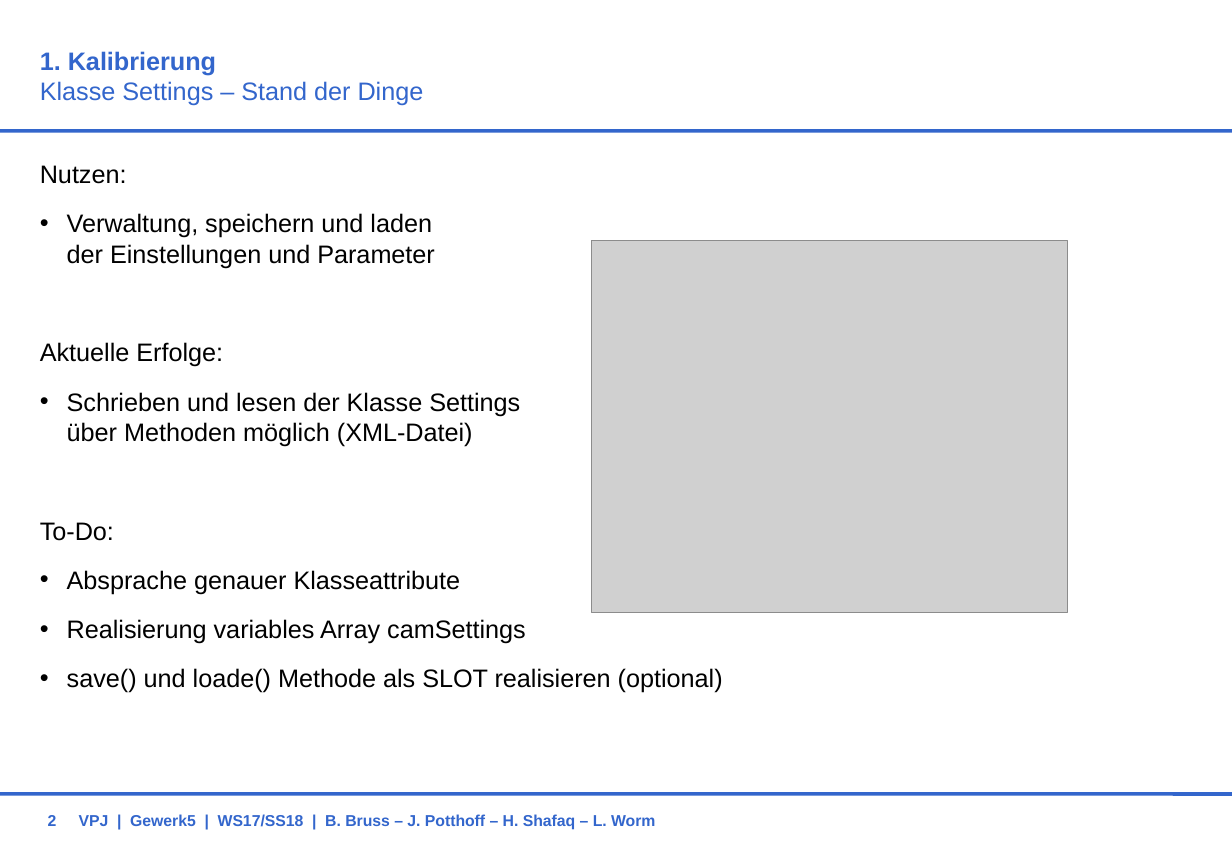
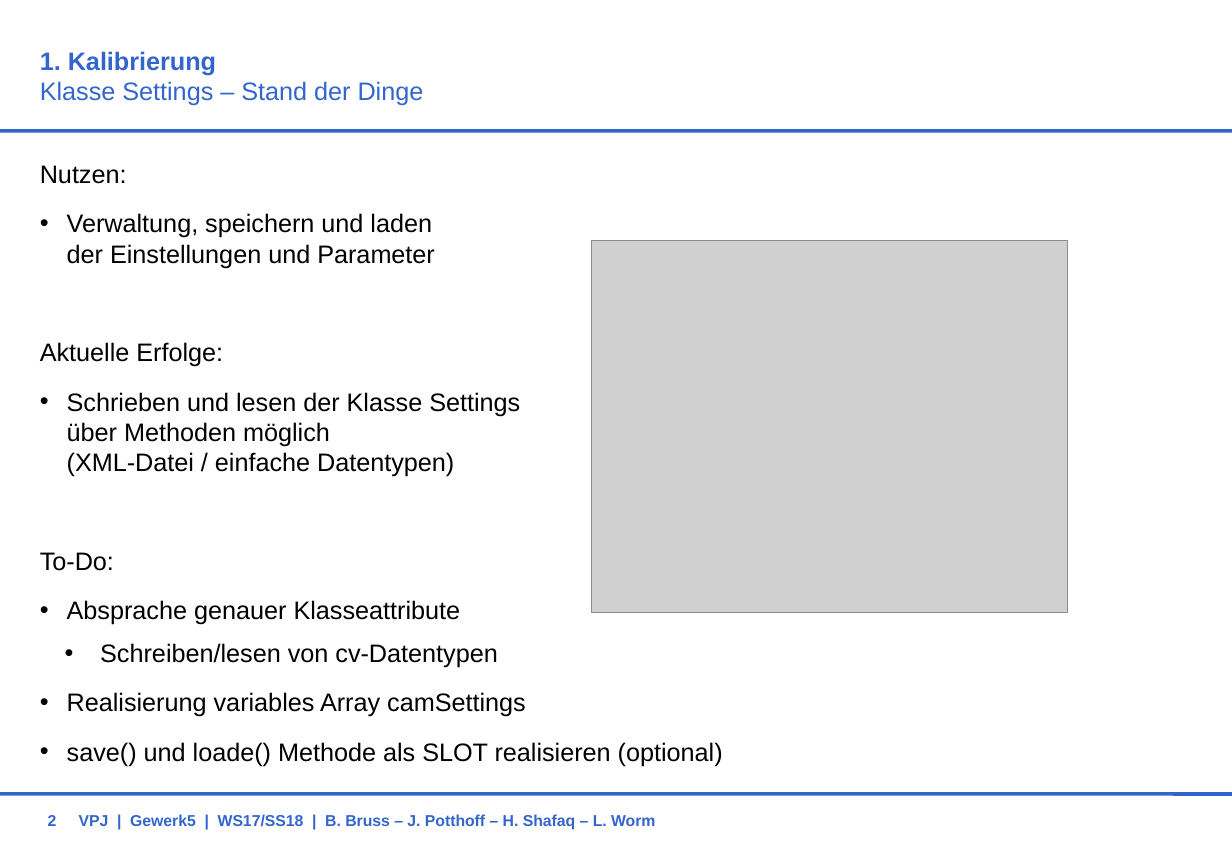
Before and after one commit to BBRUSS/VPJW17G5, a slide deck: slide 2 of 11_Orga/ZwischenPraesentation.ppt. Drawn at 1232x853 pixels with LibreOffice and Linux fonts; fonts in the diff are those of the drawing; grey boxes stand for pictures; background and template pictures are left out. Boxes give left, top, right and bottom in pixels: in the first picture for what was removed or moved away, otherwise in the second. Text is boxed around its words. In the diff, an @@ line names an element or a change of style, - is before the commit and + after.

```diff
--- a/11_Orga/ZwischenPraesentation.ppt
+++ b/11_Orga/ZwischenPraesentation.ppt
@@ text at bbox=[67, 392, 520, 477]: text changed @@
-• Schrieben und lesen der Klasse Settings
-  über Methoden möglich (XML-Datei)
+• Schrieben und lesen der Klasse Settings
+  über Methoden möglich
+  (XML-Datei / einfache Datentypen)
@@ text at bbox=[100, 643, 497, 668]: paragraph added @@
+      • Schreiben/lesen von cv-Datentypen
```
Also in this commit, not shown: 8 other files.
